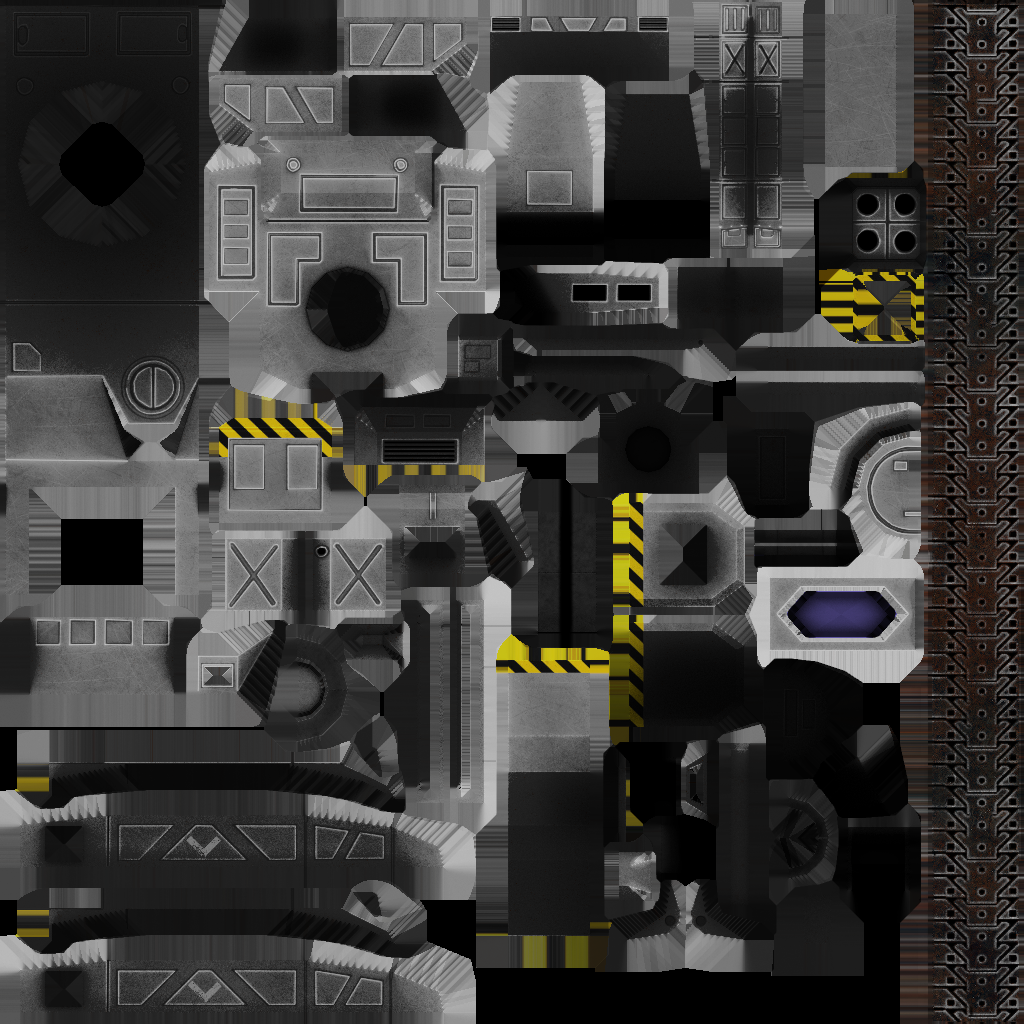
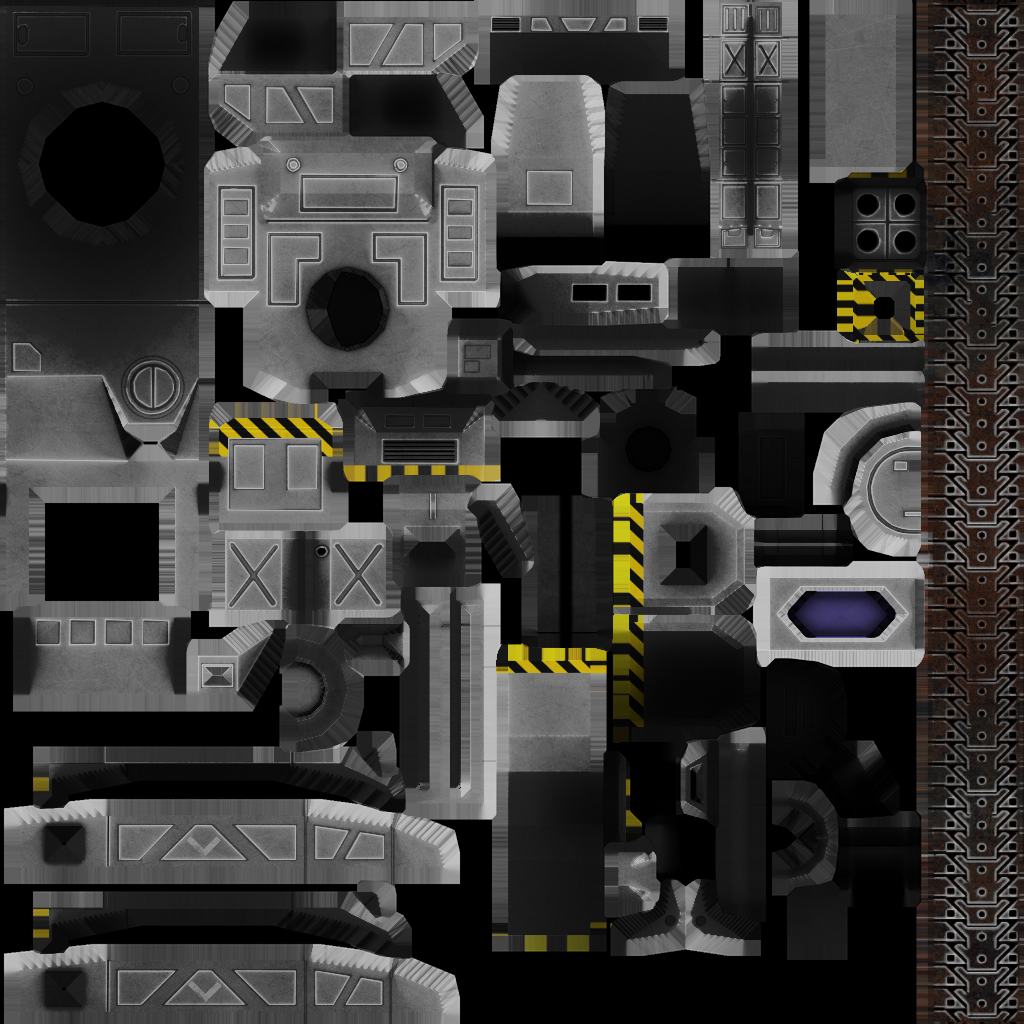
Comparing the layer stacks of the two (1024, 1024) images. Changes:
painted on "AO" over [0, 0, 1024, 1024]
painted on "Background" over [0, 0, 1024, 1024]
